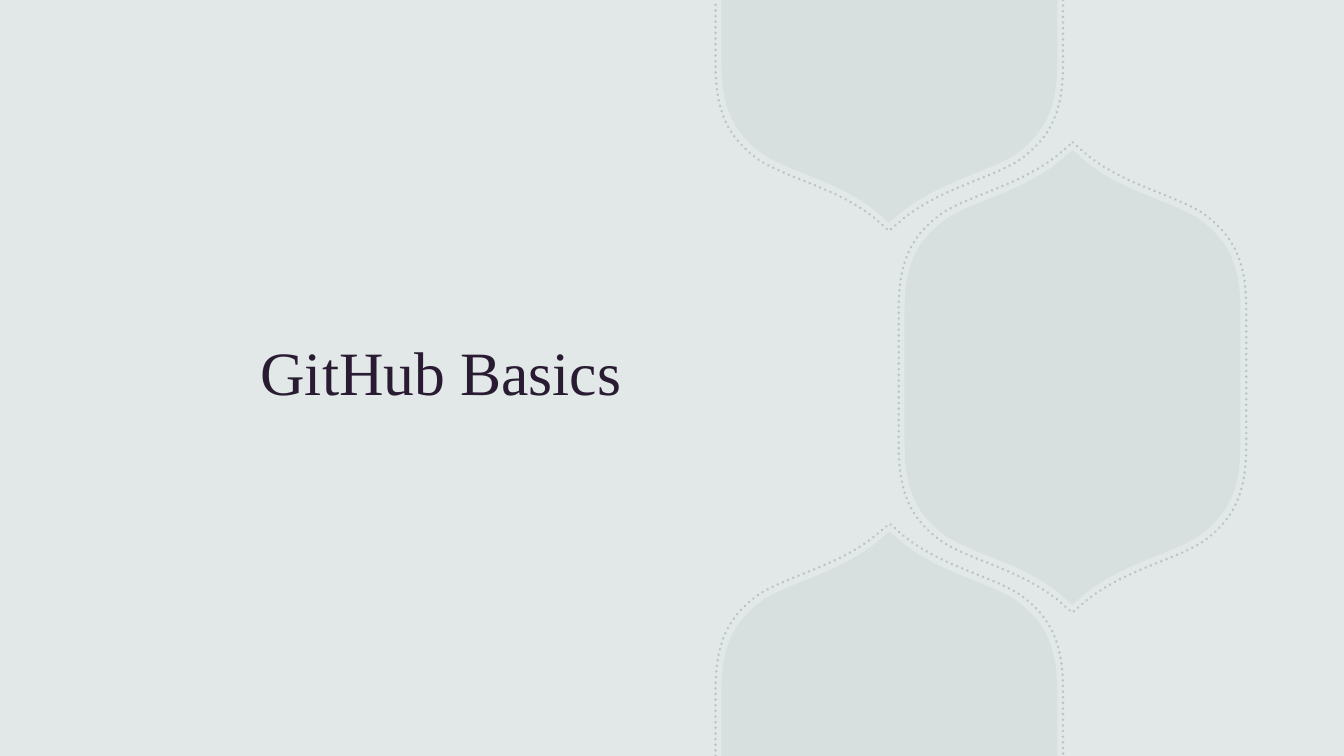
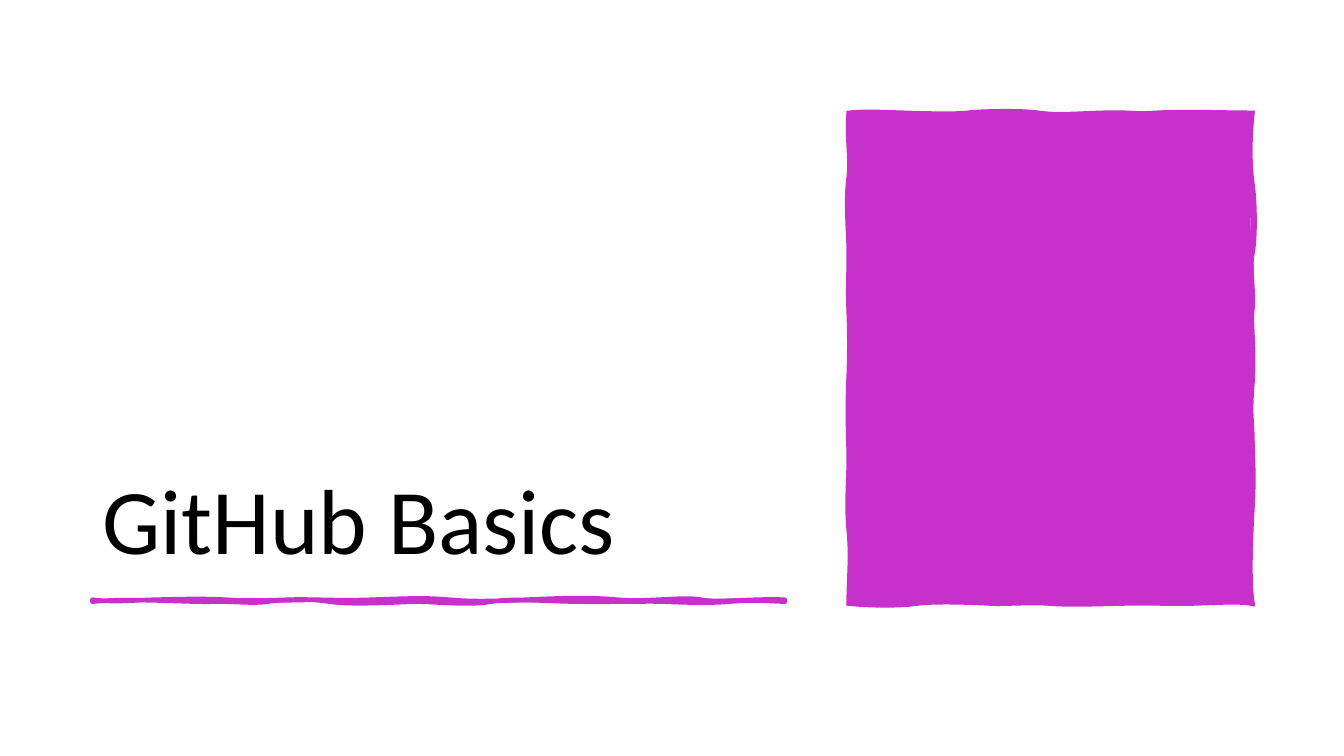
Before and after one commit to mfloresdev/Tutorial-Git, a slide deck: slide 20 of Git & GitHub.pptx. Drawn at 1344x756 pixels with LibreOffice and Linux fonts; fonts in the diff are those of the drawing. Boxes give left, top, right and bottom in pixels: in the first picture for what was removed or moved away, otherwise in the second. Text is boxed around its words. In the diff, an @@ line names an element or a change of style, - is before the commit and + after.

```diff
--- a/Git & GitHub.pptx
+++ b/Git & GitHub.pptx
@@ background #E2E8E7 to #FFFFFF @@
@@ rectangle removed at [0,0,1344,756] @@
@@ freeform shape removed at [716,0,1064,231] @@
@@ freeform shape removed at [722,0,1058,223] @@
@@ freeform shape: place and size @@
-freeform shape at [899,142,1247,612]
+freeform shape at [850,114,1252,603]
@@ freeform shape at [850,114,1252,603]: fill none to #C830CC; outline #A2B5B2 2 pt dashed to #C830CC 4.5 pt @@
@@ title "GitHub Basics": place and size @@
-title "GitHub Basics" at [261,352,622,396]
+title "GitHub Basics" at [102,490,615,555]
@@ title "GitHub Basics" at [102,490,615,555]: size 44 to 66 pt, font Times New Roman to Calibri, text colour #291C32 to #000000; alignment centre to left; line spacing 1 to 0.9 @@
@@ freeform shape removed at [904,150,1240,605] @@
@@ group removed at [1021,0,1344,555]: 4 freeform shapes @@
@@ group removed at [1021,0,1344,555]: 4 freeform shapes @@
@@ freeform shape removed at [716,523,1064,756] @@
@@ freeform shape removed at [722,531,1058,756] @@
@@ freeform shape added at [93,600,785,602], fill #C830CC, outline #C830CC 3.25 pt @@
```
Also in this commit, not shown: 20 other slides changed, 19 slides added, 18 slides removed.
